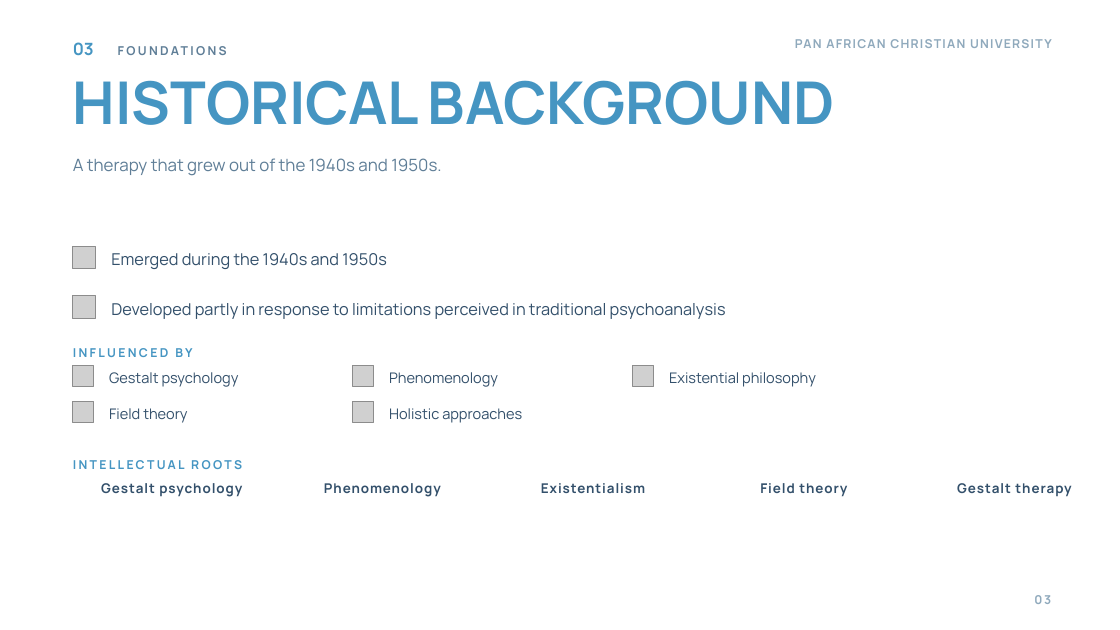
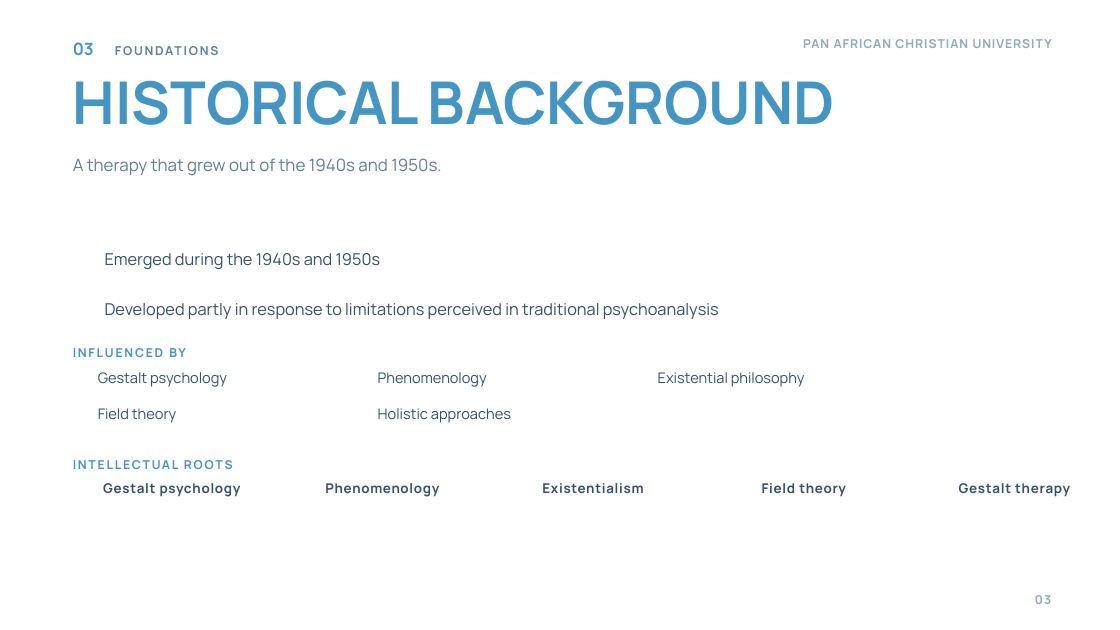
Before and after one commit to wambetebenjamin/Business-e-books, a slide deck: slide 3 of presentations/gestalt-theory-counselling/Gestalt Theory and Its Application to Counselling.pptx. Drawn at 1120x630 pixels with LibreOffice and Linux fonts; fonts in the diff are those of the drawing; grey boxes stand for pictures; background and template pictures are left out. Boxes give left, top, right and bottom in pixels: in the first picture for what was removed or moved away, otherwise in the second. Text is boxed around its words. In the diff, an @@ line names an element or a change of style, - is before the commit and + after.

```diff
--- a/presentations/gestalt-theory-counselling/Gestalt Theory and Its Application to Counselling.pptx
+++ b/presentations/gestalt-theory-counselling/Gestalt Theory and Its Application to Counselling.pptx
@@ text "03 FOUNDATIONS" at (73, 42, 94, 56): letter spacing 2 to 1.6 pt in "FOUNDATIONS" @@
@@ text "PAN AFRICAN CHRISTIAN UNIVERSITY" at (803, 39, 968, 48): letter spacing 1.1 to 0.8 pt @@
@@ picture removed at (73, 246, 96, 269) @@
@@ text "Emerged during the 1940s and ...": place and size @@
-text "Emerged during the 1940s and ..." at (111, 253, 387, 269)
+text "Emerged during the 1940s and ..." at (105, 253, 381, 269)
@@ picture removed at (73, 296, 96, 318) @@
@@ text "Developed partly in response to ...": place and size @@
-text "Developed partly in response to ..." at (111, 303, 726, 319)
+text "Developed partly in response to ..." at (105, 303, 719, 319)
@@ text "INFLUENCED BY" at (73, 348, 186, 357): letter spacing 2 to 1.6 pt @@
@@ picture removed at (73, 365, 94, 386) @@
@@ text "Gestalt psychology": place and size @@
-text "Gestalt psychology" at (109, 372, 239, 387)
+text "Gestalt psychology" at (98, 372, 227, 387)
@@ picture removed at (353, 365, 374, 386) @@
@@ text "Phenomenology": place and size @@
-text "Phenomenology" at (389, 372, 498, 387)
+text "Phenomenology" at (378, 372, 487, 387)
@@ picture removed at (633, 365, 654, 386) @@
@@ text "Existential philosophy": place and size @@
-text "Existential philosophy" at (669, 372, 816, 387)
+text "Existential philosophy" at (658, 372, 805, 387)
@@ picture removed at (73, 402, 94, 423) @@
@@ text "Field theory": place and size @@
-text "Field theory" at (109, 408, 187, 423)
+text "Field theory" at (98, 408, 176, 423)
@@ picture removed at (353, 402, 374, 423) @@
@@ text "Holistic approaches": place and size @@
-text "Holistic approaches" at (389, 408, 522, 423)
+text "Holistic approaches" at (378, 408, 511, 423)
@@ text "INTELLECTUAL ROOTS" at (73, 460, 233, 469): letter spacing 2 to 1.6 pt @@
@@ letter spacing 0.8 to 0.6 pt in 5 elements at (103, 483, 241, 497), (325, 483, 439, 497), (542, 483, 643, 493), (762, 483, 846, 496), (959, 483, 1070, 497) @@
```
Also in this commit, not shown: 30 other slides changed, 33 other files.
